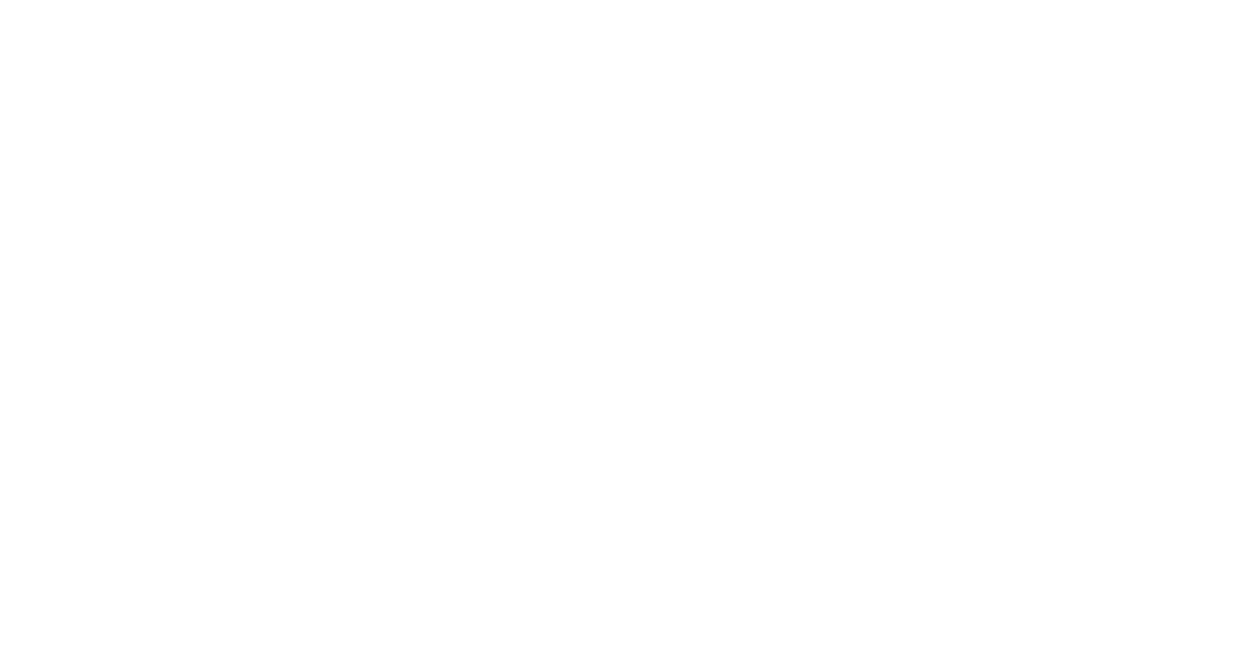
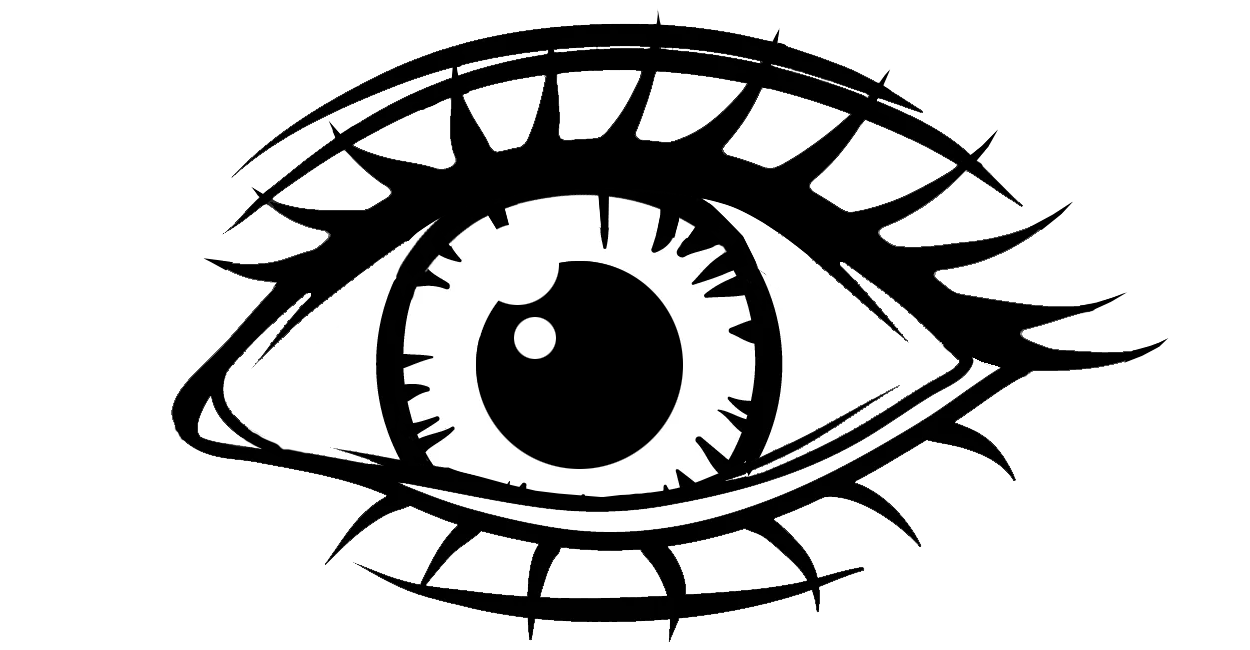
Two versions of the same layered image (1250x650). Layer-by-layer changes:
added layer "Top llid" above "Layer 2" over (171, 8, 1169, 458)
added layer "Layer 2" above "Iris" over (171, 8, 1169, 642)
showed "Iris" over (171, 40, 1169, 642)
added group "Attic" with 2 layers over (171, 8, 1169, 642)
